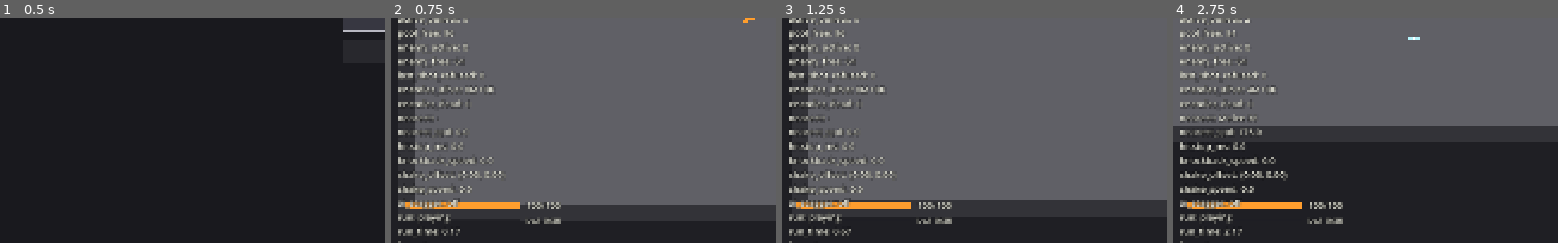
Above: before the commit, frames 1-4 (left to right).
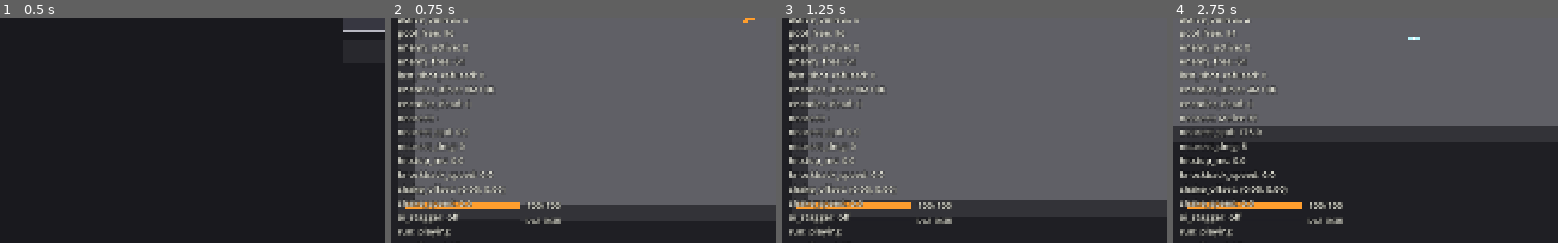
Above: after the commit, the same moments.

Repository: ZhiH2333/WPG
Game: Godot game, scene res://ui/main_menu.tscn
Same seed, same stepped clock (60 frames per second), same inputs: the game is played once before the commit and once after it.
Inputs (mouse positions are % of the whole screen's width and height, from its top left):
- Up to frame 1 (0.5 s): no input
- Up to frame 2 (0.75 s): click "Play" at 0.5 s
- Up to frame 3 (1.25 s): no input
- Up to frame 4 (2.75 s): tap Enter (ui_accept) at 1.25, 1.52, 2.27 s; move the mouse to (75, 45) at 1.27 s; press the mouse at (75, 45) at 1.28 s; hold D (move_right) 1.28-2.03 s; move the mouse to (31, 55) at 2.02 s; release the mouse at (31, 55) at 2.03 s; hold S (move_down) from 2.03 s (still down); click (31, 55) at 2.1 s
The pictures show only the part of the screen within x 0-50%, y 50-100%; the shares and areas given below are measured in that part.

Frame 1 is identical in both runs. In frame 2, 2.7% of the frame differs, in the area x 1-29%, y 55-100%; in frame 3, 2.7%; in frame 4, 2.9%, in the area x 1-30%, y 55-100%.

Commit message:
:card_file_box: change damage

Diff:
--- a/debug/debug_overlay.gd
+++ b/debug/debug_overlay.gd
@@ -86,7 +86,7 @@
 	var fps: int = Engine.get_frames_per_second()
 	var velocity: Vector2 = _read_velocity()
 	var weapon: Weapon = _read_weapon()
-	return "weapon: %s\nmove_vector: %s\naim_vector: %s\nfire_h …(304 unchanged characters)… ad: %d\nnearest: %s\nnearest_spd: %.1f\nhitstop_ms: %.1f\nknockback_speed: %.1f\ …(349 unchanged characters)…
+	return "weapon: %s\nmove_vector: %s\naim_vector: %s\nfire_h …(304 unchanged characters)… ad: %d\nnearest: %s\nnearest_spd: %.1f\nnearest_dmg: %d\nhitstop_ms: %.1f\nknockback_speed: %.1f\ …(349 unchanged characters)…
 		_read_weapon_name(weapon),
 		_format_vector(_player_input.move_vector),
 		_format_vector(_player_input.aim_vector),
@@ -111,6 +111,7 @@
 		_count_dead_enemies(),
 		_format_nearest(),
 		_read_nearest_speed(),
+		_read_nearest_damage(),
 		_read_hitstop_ms(),
 		_read_knockback_speed(),
 		_format_vector(_read_shake_offset()),
@@ -303,6 +304,18 @@
 		return 0.0
 	return nearest.move_speed
 
+func _read_nearest_damage() -> int:
+	var nearest: EnemyBase = _find_nearest_enemy()
+	if nearest == null:
+		return 0
+	var melee: MeleeEnemy = nearest as MeleeEnemy
+	if melee != null:
+		return melee.contact_damage
+	var ranged: RangedEnemy = nearest as RangedEnemy
+	if ranged != null:
+		return ranged.projectile_damage
+	return 0
+
 func _format_alive_summary() -> String:
 	var melee_alive: int = 0
 	var ranged_alive: int = 0
--- a/enemies/enemy_base.gd
+++ b/enemies/enemy_base.gd
@@ -99,6 +99,10 @@
 	var pressure: int = clampi(loop_index, 0, 8)
 	max_hp = _base_max_hp + pressure * get_hp_per_loop()
 	move_speed = _base_move_speed * (1.0 + 0.08 * float(pressure))
+	_apply_damage_pressure(pressure)
+
+func _apply_damage_pressure(_pressure: int) -> void:
+	pass
 
 func hold_in_reserve() -> void:
 	_in_reserve = true
--- a/enemies/melee_enemy.gd
+++ b/enemies/melee_enemy.gd
@@ -3,6 +3,8 @@
 
 ## 走向玩家，Area2D 碰到才造成接触伤害。不射击。廉价正交分离，禁止探查其它敌人。
 @export var contact_damage: int = 8
+
+var _base_contact_damage: int = 0
 
 @onready var _contact_area: Area2D = $ContactArea
 
@@ -11,6 +13,7 @@
 	move_speed = 175.0
 	acceleration = 1400.0
 	super._ready()
+	_base_contact_damage = contact_damage
 	_bind_contact_area()
 
 func get_kind_name() -> String:
@@ -21,6 +24,12 @@
 
 func get_hp_per_loop() -> int:
 	return 8
+
+func get_contact_damage_per_loop() -> int:
+	return 2
+
+func _apply_damage_pressure(pressure: int) -> void:
+	contact_damage = _base_contact_damage + pressure * get_contact_damage_per_loop()
 
 func _bind_contact_area() -> void:
 	_contact_area.collision_layer = GameCollisionLayers.MASK_NONE
--- a/enemies/ranged_enemy.gd
+++ b/enemies/ranged_enemy.gd
@@ -12,6 +12,7 @@
 var _pool: ProjectilePool
 var _next_fire_at_msec: int = 0
 var _strafe_sign: float = 1.0
+var _base_projectile_damage: int = 0
 
 @onready var _muzzle: Marker2D = $Visual/Muzzle
 
@@ -20,6 +21,7 @@
 	move_speed = 140.0
 	acceleration = 1200.0
 	super._ready()
+	_base_projectile_damage = projectile_damage
 	_refresh_strafe_sign()
 
 func bind_projectile_pool(pool: ProjectilePool) -> void:
@@ -33,6 +35,12 @@
 
 func get_hp_per_loop() -> int:
 	return 6
+
+func get_projectile_damage_per_loop() -> int:
+	return 1
+
+func _apply_damage_pressure(pressure: int) -> void:
+	projectile_damage = _base_projectile_damage + pressure * get_projectile_damage_per_loop()
 
 func _process(delta: float) -> void:
 	super._process(delta)
--- a/ui/run_summary.gd
+++ b/ui/run_summary.gd
@@ -5,6 +5,7 @@
 var _session: RunSession
 
 @onready var _time_label: Label = $Root/Center/Panel/Column/TimeLabel
+@onready var _loop_label: Label = $Root/Center/Panel/Column/LoopLabel
 @onready var _kills_label: Label = $Root/Center/Panel/Column/KillsLabel
 @onready var _owned_label: Label = $Root/Center/Panel/Column/OwnedLabel
 
@@ -16,6 +17,7 @@
 		visible = false
 		return
 	_time_label.text = "time  %.1fs" % _session.get_elapsed_sec()
+	_loop_label.text = "loop  %d" % _session.get_loop_index()
 	_kills_label.text = "kills  %d" % _session.get_kill_count()
 	_owned_label.text = "owned  %s" % _format_owned()
 	visible = true
--- a/ui/run_summary.tscn
+++ b/ui/run_summary.tscn
@@ -28,7 +28,7 @@
 mouse_filter = 2
 
 [node name="Panel" type="PanelContainer" parent="Root/Center"]
-custom_minimum_size = Vector2(640, 184)
+custom_minimum_size = Vector2(640, 208)
 layout_mode = 2
 mouse_filter = 2
 theme_type_variation = &"RunSummaryPanel"
@@ -51,6 +51,13 @@
 mouse_filter = 2
 theme_type_variation = &"RunSummaryBody"
 text = "time  0.0s"
+horizontal_alignment = 1
+
+[node name="LoopLabel" type="Label" parent="Root/Center/Panel/Column"]
+layout_mode = 2
+mouse_filter = 2
+theme_type_variation = &"RunSummaryBody"
+text = "loop  0"
 horizontal_alignment = 1
 
 [node name="KillsLabel" type="Label" parent="Root/Center/Panel/Column"]
Not shown, changed: README.md
